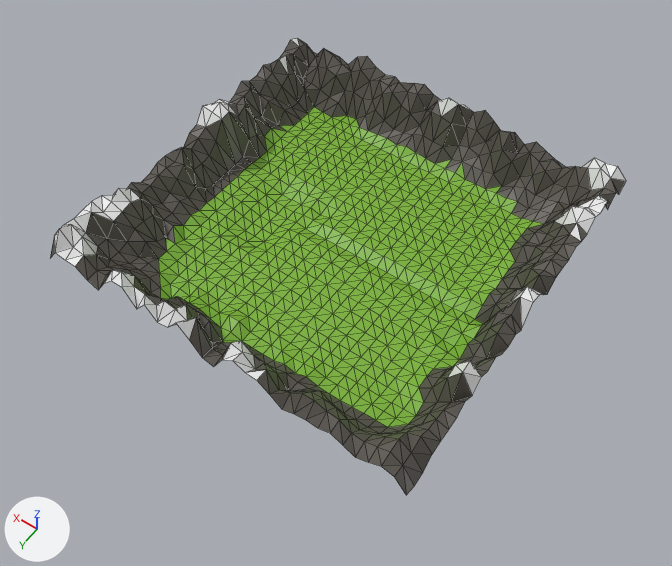
Before and after pictures for a commit that changed the glTF model WebGL/Assets/Models/world.gltf.
One viewpoint serves both versions: a camera (50 mm lens) standing at (-2.58, 3.74, 6.81) and looking at (-0.11, 0.28, 1.38). The axes (+X, +Y, +Z) are drawn at lower left. The lights are the same throughout. Mesh edges are drawn as thin lines. Where no turn or scale is listed for an object, it has been applied to the vertices.

Before the edit, the objects in view are built like this:
```python
me_plane = bpy.data.meshes.new('Plane')
me_plane.from_pydata(...)  # 1364 vertices, 2601 faces; spans x -1.5..1.5, y -1.5..1.5, z -0.06..0.57
# faces by material slot: [1715, 765, 121]
me_plane.materials.append(mat_grass)  # green #7bb435
me_plane.materials.append(mat_dirt)  # dark grey #57524b
me_plane.materials.append(mat_snow)  # white #e7e7e7
ob_plane = bpy.data.objects.new('Plane', me_plane)
ob_plane.location = (0.0, 0.0, 1.455)
```
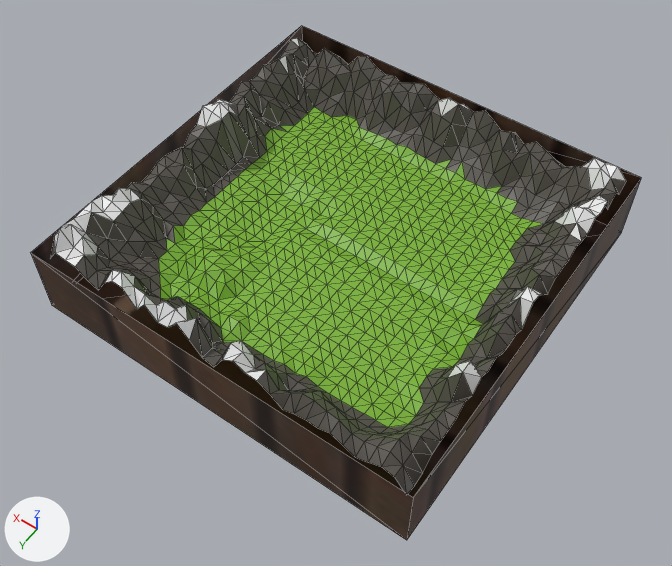
The change, as a list of edits to the scene's bpy script:
```text
Add img_tre:
    img_tre = load_image('tre', '_unpacked/tre', 280, 160, 'sRGB')
Add mat_material_008:
    mat_material_008 = principled_material('Material.008')
    mat_material_008.texture = img_tre
Add me_cube:
    me_cube.from_pydata(...)  # 8 vertices, 10 faces; spans x -1.58..1.58, y -1.58..1.58, z -0.31..0.31
    me_cube.materials.append(mat_material_008)  # picture img_tre
Add ob_worldbox:
    ob_worldbox = bpy.data.objects.new('worldbox', me_cube)
    ob_worldbox.location = (0.0, 0.0, 1.505)
```

Location of each change, (x1, y1, x2, y2) in pixels of the pictures (672 x 566 px):
'worldbox', added (brown)
    after: (31, 25, 641, 540)
